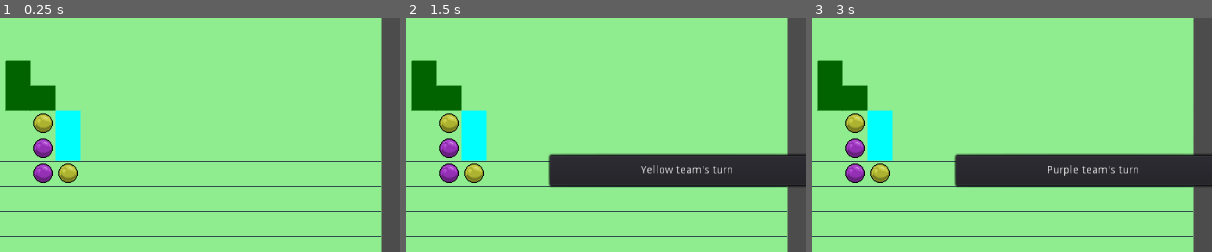
Above: before the commit, frames 1-3 (left to right).
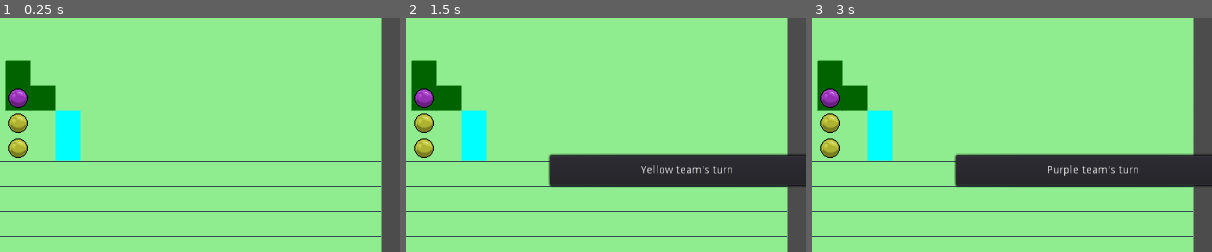
Above: after the commit, the same moments.

Repository: DaveRendell/gridcursor
Game: Godot game, scene res://src/map/SquareGrid.tscn
Two runs of this game, one before a commit and one after it. Both use one fixed random seed, a clock stepped at 60 frames per second and the inputs below.
Inputs (mouse positions are % of the whole screen's width and height, from its top left):
- Up to frame 1 (0.25 s): no input
- Up to frame 2 (1.5 s): tap Enter (ui_accept) at 0.5, 0.77 s; move the mouse to (72, 45) at 0.52 s; hold Right (ui_right) 0.53-1.28 s; click (72, 45) at 0.67 s; move the mouse to (30, 55) at 1.27 s; hold Down (ui_down) from 1.28 s (still down)
- Up to frame 3 (3 s): tap Enter (ui_accept) at 1.52, 2 s; move the mouse to (60, 28) at 2.02 s; release Down (ui_down) at 2.03 s; hold Right (ui_right) 2.03-2.78 s; move the mouse to (45, 70) at 2.77 s; hold Up (ui_up) from 2.78 s (still down); click (45, 70) at 2.92 s
The pictures show only the part of the screen within x 15-65%, y 17-67%; the shares and areas given below are measured in that part.

The runs differ from the first frame. In frame 1, 2.4% of the frame differs, in the area x 2-20%, y 29-71%; in frame 2, 2.4%, in the area x 2-36%, y 29-71%; in frame 3, 2.4%.

Commit message:
Add basic character and equipment model

Diff:
--- a/project.godot
+++ b/project.godot
@@ -9,10 +9,20 @@
 config_version=4
 
 _global_script_classes=[ {
+"base": "Equipment",
+"class": "Armour",
+"language": "GDScript",
+"path": "res://src/models/armour.gd"
+}, {
 "base": "Reference",
 "class": "Attack",
 "language": "GDScript",
 "path": "res://src/map/attack.gd"
+}, {
+"base": "Reference",
+"class": "Character",
+"language": "GDScript",
+"path": "res://src/models/character.gd"
 }, {
 "base": "Reference",
 "class": "Coordinate",
@@ -29,6 +39,16 @@
 "language": "GDScript",
 "path": "res://src/coordinate/coordinate_map.gd"
 }, {
+"base": "Item",
+"class": "Equipment",
+"language": "GDScript",
+"path": "res://src/models/equipment.gd"
+}, {
+"base": "Character",
+"class": "Goblin",
+"language": "GDScript",
+"path": "res://src/models/goblin.gd"
+}, {
 "base": "Node2D",
 "class": "Grid",
 "language": "GDScript",
@@ -38,6 +58,11 @@
 "class": "GridNode",
 "language": "GDScript",
 "path": "res://src/grid/GridNode.gd"
+}, {
+"base": "Reference",
+"class": "Item",
+"language": "GDScript",
+"path": "res://src/models/item.gd"
 }, {
 "base": "Node2D",
 "class": "Map",
@@ -54,22 +79,39 @@
 "language": "GDScript",
 "path": "res://src/menu/menu_option.gd"
 }, {
+"base": "Equipment",
+"class": "Shield",
+"language": "GDScript",
+"path": "res://src/models/shield.gd"
+}, {
 "base": "Node2D",
 "class": "Unit",
 "language": "GDScript",
 "path": "res://src/map/Unit.gd"
+}, {
+"base": "Equipment",
+"class": "Weapon",
+"language": "GDScript",
+"path": "res://src/models/weapon.gd"
 } ]
 _global_script_class_icons={
+"Armour": "",
 "Attack": "",
+"Character": "",
 "Coordinate": "",
 "CoordinateList": "",
 "CoordinateMap": "",
+"Equipment": "",
+"Goblin": "",
 "Grid": "",
 "GridNode": "",
+"Item": "",
 "Map": "",
 "Menu": "",
 "MenuOption": "",
-"Unit": ""
+"Shield": "",
+"Unit": "",
+"Weapon": ""
 }
 
 [application]
--- a/src/map/SquareGrid.gd
+++ b/src/map/SquareGrid.gd
@@ -2,6 +2,39 @@
 
 var width = grid_width * grid_size
 var height = grid_height * grid_size
+
+var new_unit = preload("res://src/map/Unit.tscn")
+
+func _ready():
+	var sword = Weapon.new("Sword", 5, [0], 3)
+	var short_bow = Weapon.new("Short bow", 5, [1], 2, 2, 8)
+	var great_sword = Weapon.new("Greatsword", 10, [1], 5, 1, 1, true)
+
+	var leather_armour = Armour.new("Leather armour", 5, 8)
+
+	var shield = Shield.new("Buckler", 4, 1)
+
+	var reginald = Character.new("Reginald", 3, 2, 1, 1)
+	reginald.equip("main_hand", sword)
+	reginald.equip("off_hand", shield)
+	reginald.equip("clothing", leather_armour)
+
+	var goblin1 = Goblin.new()
+	var goblin2 = Goblin.new()
+
+	var reginald_unit = new_unit.instance()
+	var goblin1_unit = new_unit.instance()
+	var goblin2_unit = new_unit.instance()
+	reginald_unit.from_char(reginald, 0, Coordinate.new(5, 6))
+	goblin1_unit.from_char(goblin1, 1, Coordinate.new(5, 7))
+	goblin2_unit.from_char(goblin2, 1, Coordinate.new(5, 8))
+
+	$GridNodes.add_child(reginald_unit)
+	$GridNodes.add_child(goblin1_unit)
+	$GridNodes.add_child(goblin2_unit)
+
+	draw_nodes()
+
 
 func position_from_coordinates(coordinate: Coordinate) -> Vector2:
 	return Vector2(coordinate.x * grid_size, coordinate.y * grid_size)
--- a/src/map/SquareGrid.tscn
+++ b/src/map/SquareGrid.tscn
@@ -1,29 +1,10 @@
-[gd_scene load_steps=4 format=2]
+[gd_scene load_steps=3 format=2]
 
 [ext_resource path="res://src/grid/Grid.tscn" type="PackedScene" id=1]
 [ext_resource path="res://src/map/SquareGrid.gd" type="Script" id=2]
-[ext_resource path="res://src/map/Unit.tscn" type="PackedScene" id=4]
 
 [node name="SquareGrid" instance=ExtResource( 1 )]
 script = ExtResource( 2 )
 
 [node name="Background" parent="." index="0"]
 show_behind_parent = true
-
-[node name="Unit" parent="GridNodes" index="0" instance=ExtResource( 4 )]
-x = 6
-y = 8
-
-[node name="Unit2" parent="GridNodes" index="1" instance=ExtResource( 4 )]
-x = 6
-y = 9
-
-[node name="Unit3" parent="GridNodes" index="2" instance=ExtResource( 4 )]
-x = 7
-y = 9
-team = 1
-
-[node name="Unit4" parent="GridNodes" index="3" instance=ExtResource( 4 )]
-x = 6
-y = 7
-team = 1
--- a/src/map/Unit.gd
+++ b/src/map/Unit.gd
@@ -1,5 +1,7 @@
 extends "res://src/grid/GridNode.gd"
 class_name Unit
+
+var character: Character
 
 export var movement = 6
 export var movement_type = "foot"
@@ -29,7 +31,13 @@
 
 var new_menu = preload("res://src/menu/Menu.tscn")
 
-func _ready():
+func from_char(character: Character, team: int, coordinate: Coordinate):
+	self.character = character
+	self.team = team
+	self.x = coordinate.x
+	self.y = coordinate.y
+	self.attacks = character.attacks()
+
 	if team == 0:
 		$AnimatedSprite.animation = "purple"
 	if team == 1:
--- /dev/null
+++ b/src/models/armour.gd
@@ -0,0 +1,15 @@
+class_name Armour
+extends Equipment
+
+var base_defence: int
+
+func _init(
+	display_name: String,
+	weight: int,
+	base_defence: int
+).(display_name, weight):
+	self.equipable_slots = ["clothing"]
+	self.base_defence = base_defence
+
+func set_base_defence() -> int:
+	return base_defence
--- /dev/null
+++ b/src/models/character.gd
@@ -0,0 +1,73 @@
+class_name Character
+
+var display_name: String
+
+# Stats
+var might: int = 0
+var precision: int = 0
+var knowledge: int = 0
+var wit: int = 0
+
+var hp: int = 1
+
+var equipment: CharacterEquipment
+
+class CharacterEquipment:
+	func _init():
+		pass
+	var main_hand: Equipment
+	var off_hand: Equipment
+	var clothing: Equipment
+
+	func to_array() -> Array:
+		var all = [main_hand, off_hand, clothing]
+		var out = []
+		for equipment in all:
+			if all:
+				out.append(equipment)
+		return out
+
+func _init(
+	display_name: String,
+	might: int = 0,
+	precision: int = 0,
+	knowledge: int = 0,
+	wit: int = 0
+):
+	self.display_name = display_name
+	self.might = might
+	self.precision = precision
+	self.knowledge = knowledge
+	self.wit = wit
+	self.hp = max_hp()
+	self.equipment = CharacterEquipment.new()
+
+func max_hp() -> int:
+	return int(max(2 * might + precision + knowledge + wit, 1))
+
+func defence() -> int:
+	var base_defence: int = 7
+	var defence_boost = 0
+
+	for x in equipment.to_array():
+		var item = x as Equipment
+		if item:
+			base_defence = max(base_defence, item.set_base_defence())
+			defence_boost += item.set_defence_boost()
+
+	return base_defence + precision + defence_boost
+
+func equip(slot: String, item: Equipment) -> void:
+	if slot == "dual_hand":
+		equipment.main_hand = item
+		equipment.off_hand = null
+	else:
+		equipment.set(slot, item)
+
+func attacks() -> Array:
+	var attacks = []
+	for x in equipment.to_array():
+		var item = x as Equipment
+		if item:
+			attacks.append_array(x.get_attacks())
+	return attacks
--- /dev/null
+++ b/src/models/equipment.gd
@@ -0,0 +1,19 @@
+class_name Equipment
+extends Item
+
+var equipable_slots: Array = []
+
+func _init(
+	display_name: String,
+	weight: int
+).(display_name, weight):
+	pass
+
+func set_base_defence() -> int:
+	return 0
+
+func set_defence_boost() -> int:
+	return 0
+
+func get_attacks() -> Array:
+	return []
--- /dev/null
+++ b/src/models/goblin.gd
@@ -0,0 +1,5 @@
+class_name Goblin
+extends Character
+
+func _init().("Goblin", 2, 3, 0, 0):
+	equipment.main_hand = Weapon.new("Shortsword", 5, [0, 1], 3)
--- /dev/null
+++ b/src/models/item.gd
@@ -0,0 +1,8 @@
+class_name Item
+
+var display_name: String
+var weight: int
+
+func _init(display_name: String, weight: int):
+	self.display_name = display_name
+	self.weight = weight
--- /dev/null
+++ b/src/models/shield.gd
@@ -0,0 +1,15 @@
+class_name Shield
+extends Equipment
+
+var defence_boost: int
+
+func _init(
+	display_name: String,
+	weight: int,
+	defence_boost: int
+).(display_name, weight):
+	self.equipable_slots = ["off_hand"]
+	self.defence_boost = defence_boost
+
+func set_defence_boost() -> int:
+	return defence_boost
--- /dev/null
+++ b/src/models/weapon.gd
@@ -0,0 +1,35 @@
+class_name Weapon
+extends Equipment
+
+enum Stat {
+	MIGHT,
+	PRECISION,
+	KNOWLEDGE,
+	WIT,
+}
+
+var attacking_stats: Array # of Stat enum (int)
+var damage: int
+var min_range: int
+var max_range: int
+
+func _init(
+	display_name: String,
+	weight: int,
+	attacking_stats: Array,
+	damage: int,
+	min_range: int = 1,
+	max_range: int = 1,
+	is_two_handed = false
+).(display_name, weight):
+	self.attacking_stats = attacking_stats
+	self.damage = damage
+	self.min_range = min_range
+	self.max_range = max_range
+	if is_two_handed:
+		self.equipable_slots = ["both_hands"]
+	else:
+		self.equipable_slots = ["main_hand", "off_hand"]
+
+func get_attacks() -> Array:
+	return [Attack.new(display_name, min_range, max_range)]
